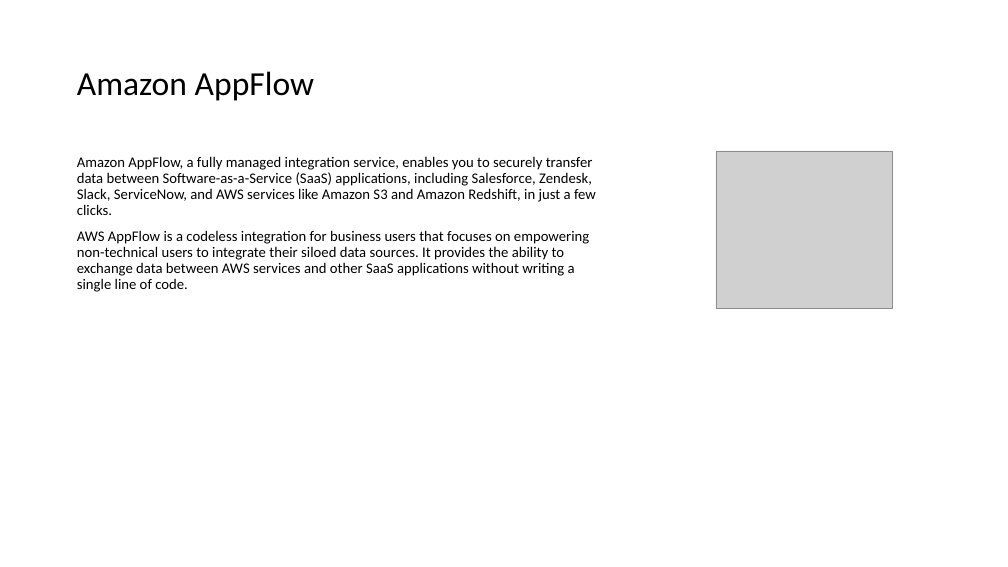
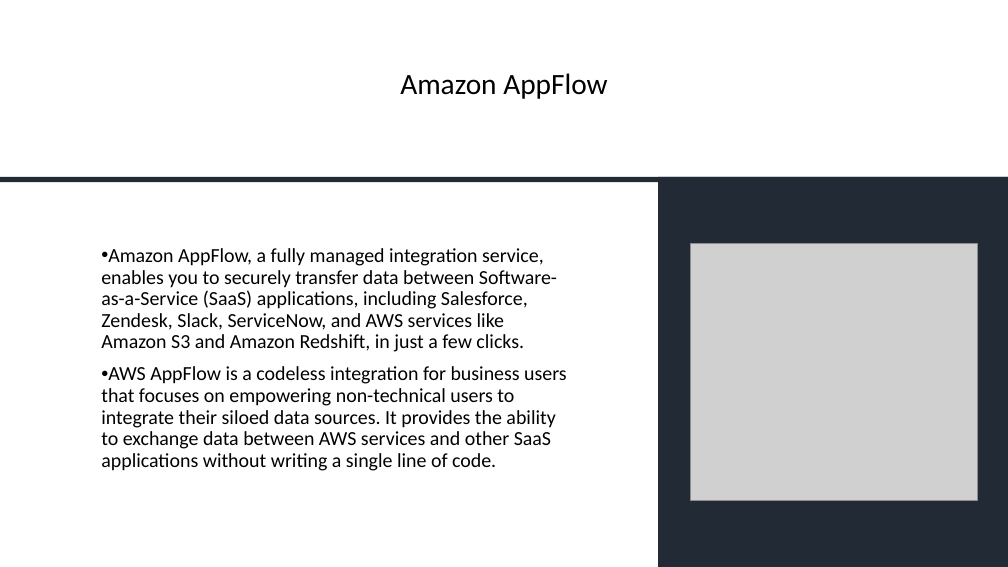
Before and after one commit to IlyaChakun/aws-iba-courses, a slide deck: slide 1 of lecture-materials/Application-Integration/app_flow/aws_appflow.pptx. Drawn at 1008x567 pixels with LibreOffice and Linux fonts; fonts in the diff are those of the drawing; grey boxes stand for pictures. Boxes give left, top, right and bottom in pixels: in the first picture for what was removed or moved away, otherwise in the second. Text is boxed around its words. In the diff, an @@ line names an element or a change of style, - is before the commit and + after.

```diff
--- a/lecture-materials/Application-Integration/app_flow/aws_appflow.pptx
+++ b/lecture-materials/Application-Integration/app_flow/aws_appflow.pptx
@@ title "Amazon AppFlow" moved from (x1=77, y1=71, x2=314, y2=101) to (x1=400, y1=73, x2=607, y2=99) @@
@@ title "Amazon AppFlow" at (x1=400, y1=73, x2=607, y2=99): size 32 to 28 pt; alignment left to centre @@
@@ rectangle added at (x1=0, y1=177, x2=1008, y2=182), fill #222A35 @@
@@ rectangle added at (x1=658, y1=177, x2=1008, y2=567), fill #222A35 @@
@@ text "Amazon AppFlow, a fully managed ..." moved from (x1=77, y1=156, x2=596, y2=292) to (x1=101, y1=248, x2=567, y2=471) @@
@@ text "Amazon AppFlow, a fully managed ..." at (x1=101, y1=248, x2=567, y2=471): size 14 to 19 pt; bullet none to •; vertical alignment top to middle @@
@@ picture resized from (x1=716, y1=151, x2=892, y2=309) to (x1=690, y1=243, x2=978, y2=501) @@
```
Also in this commit, not shown: 3 other slides changed, 12 other files.
